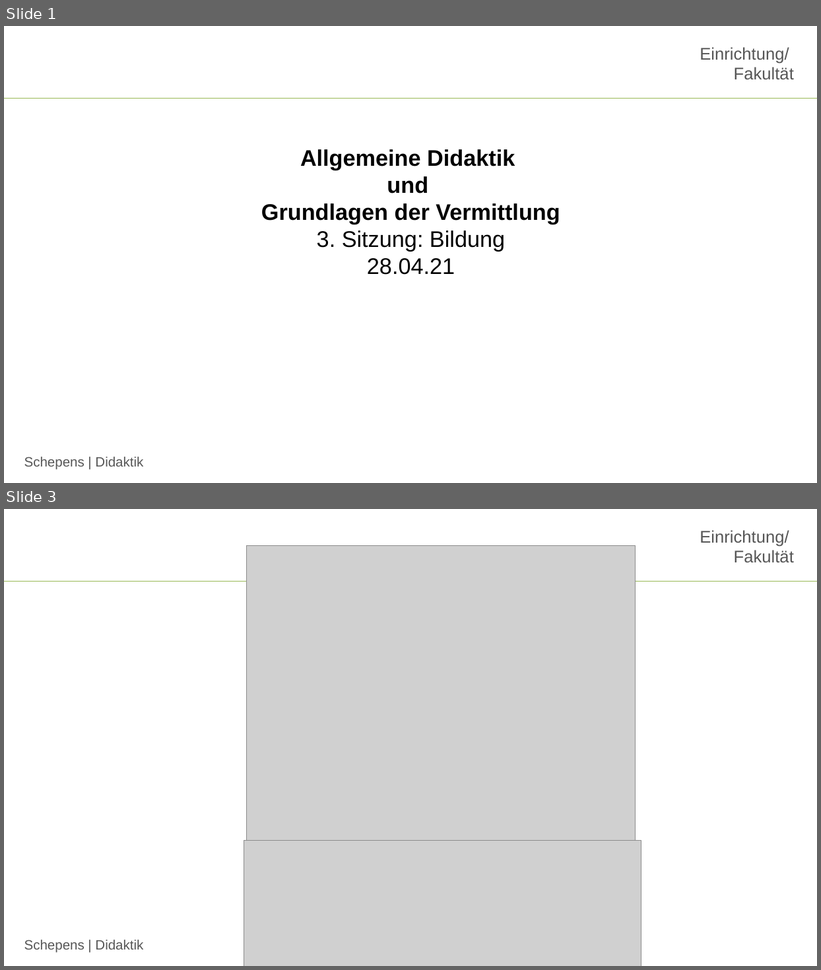
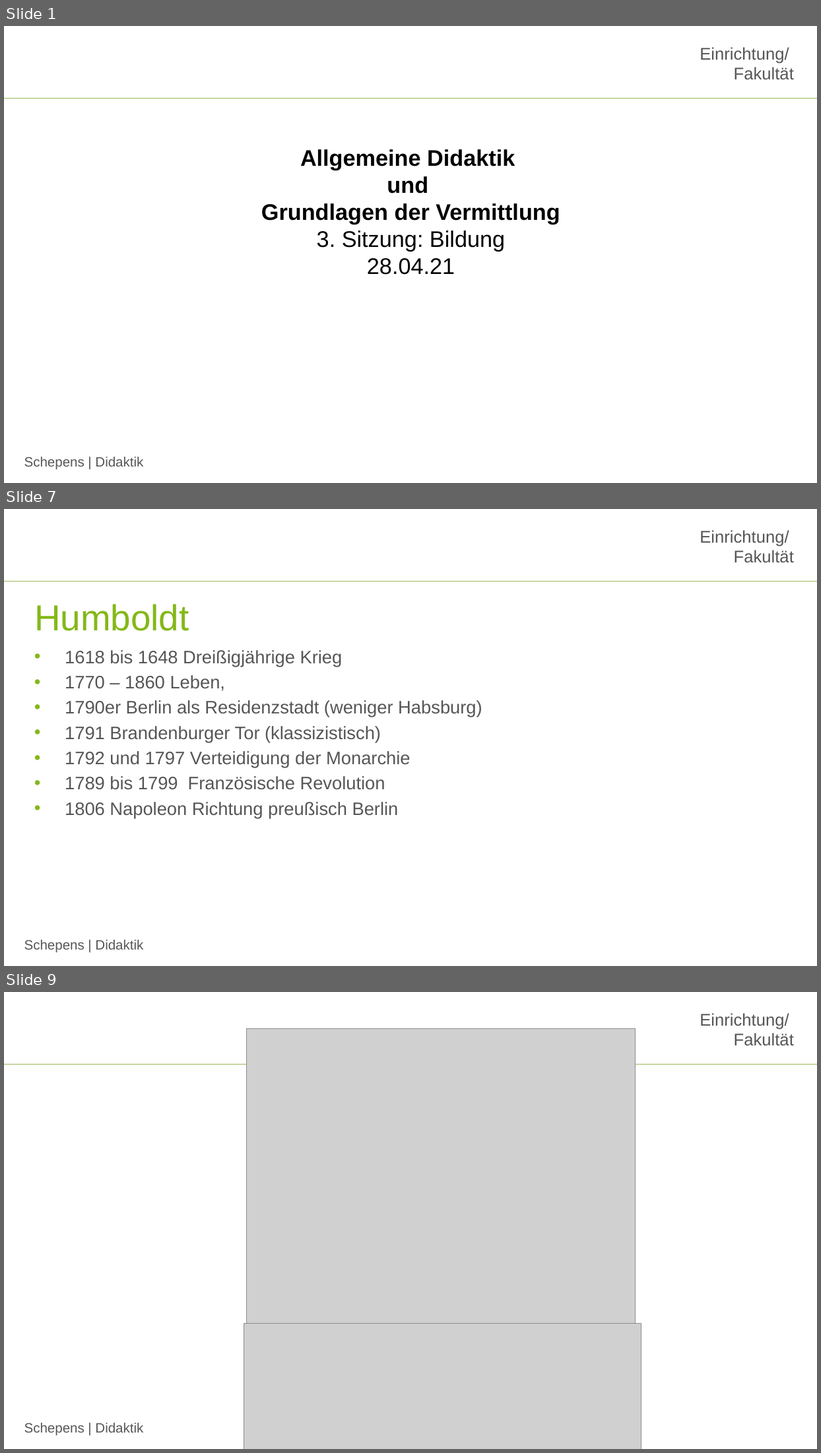
Before and after one commit to jobschepens/didakt22, a slide deck: folien/week3.pptx. Shown one above the other, each under a label of ours: slides 1 and 3 before the commit, slides 1, 7 and 9 after it; the slides between them are not shown. The pictures are 821x970 and 821x1453 pixels, drawn with LibreOffice and Linux fonts; fonts in the diff are those of the drawing; grey boxes stand for pictures; background and template pictures are left out. Boxes give left, top, right and bottom in pixels: in the first picture for what was removed or moved away, otherwise in the second. Text is boxed around its words. In the diff, an @@ line names an element or a change of style, - is before the commit and + after.

```diff
--- a/folien/week3.pptx
+++ b/folien/week3.pptx
@@ slide 7 added at (4, 509, 817, 966), background #FFFFFF; not listed: 3 template elements that a slide beside it also shows @@
@@ title added at (34, 604, 189, 631), 32 pt, text #84B818 @@
+Humboldt
@@ text added at (65, 650, 482, 819), 16 pt, text #565656 @@
+• 1618 bis 1648 Dreißigjährige Krieg
+• 1770 – 1860 Leben,
+• 1790er Berlin als Residenzstadt (weniger Habsburg)
+• 1791 Brandenburger Tor (klassizistisch)
+• 1792 und 1797 Verteidigung der Monarchie
+• 1789 bis 1799 Französische Revolution
+• 1806 Napoleon Richtung preußisch Berlin
@@ what was slide 3 is now slide 9 @@
```
Also in this commit, not shown: 1 slide changed, 6 other slides added, 2 slides removed.
